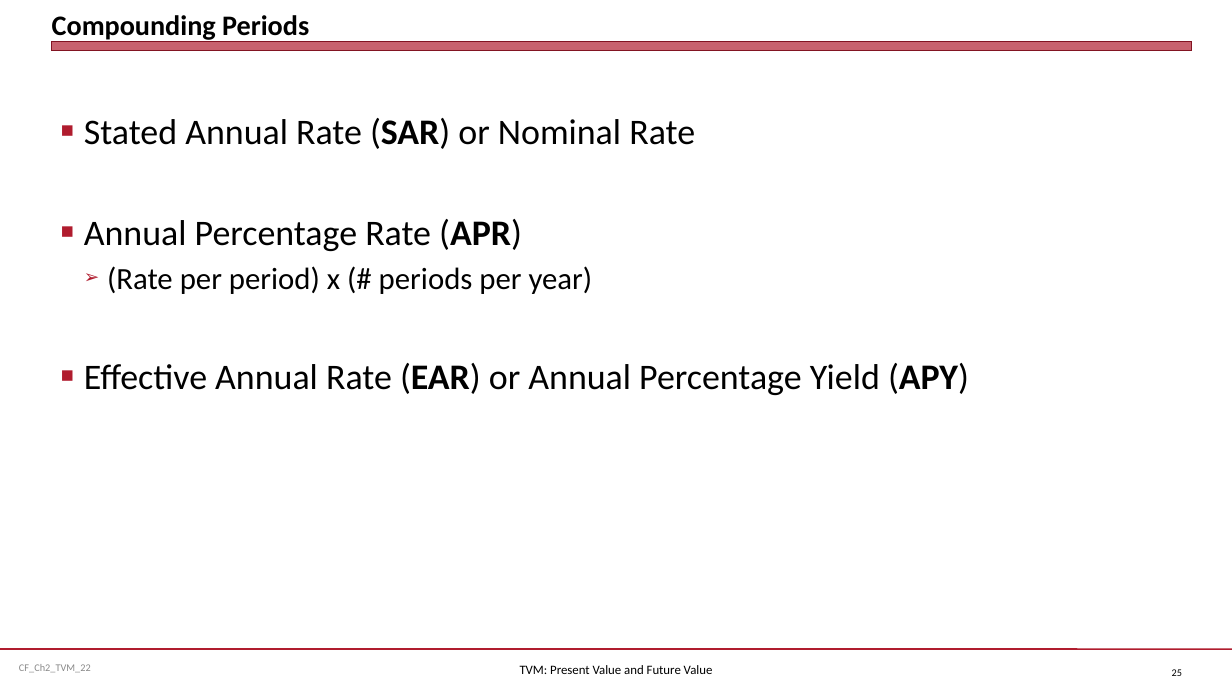
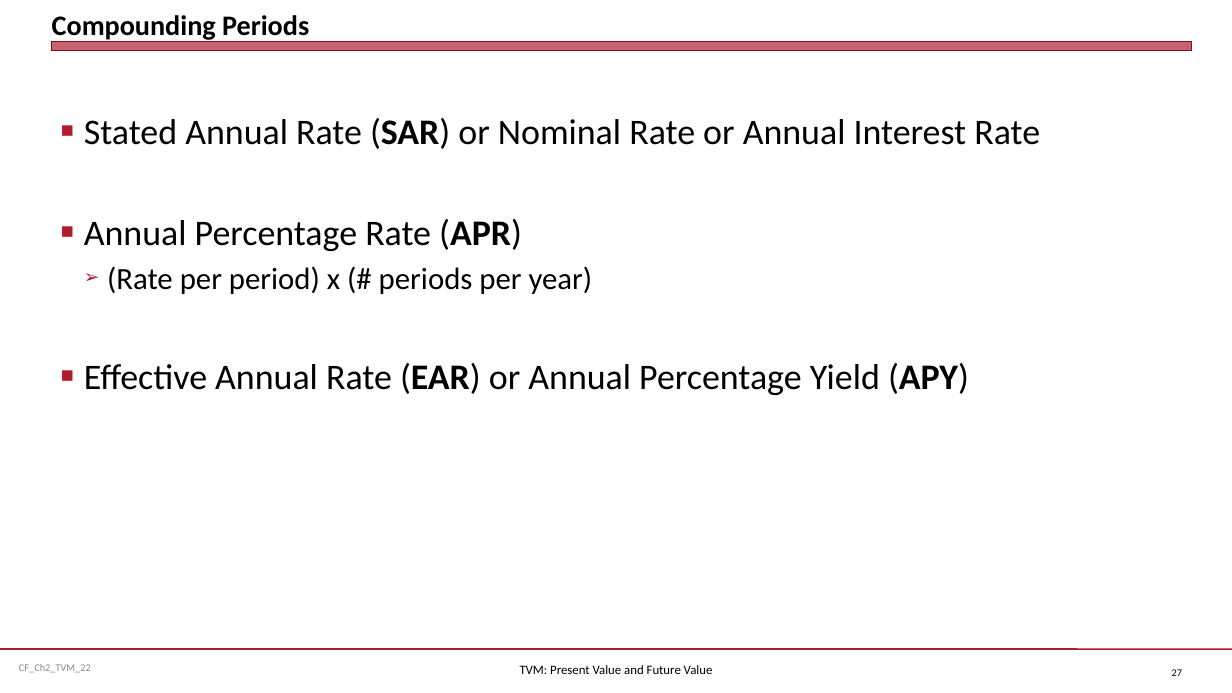
Before and after one commit to jmc877/Corporate-Finance, a slide deck: slide 27 of slides/CF_Ch2_TVM_22.pptx (slide 25 before the commit). Drawn at 1232x693 pixels with LibreOffice and Linux fonts; fonts in the diff are those of the drawing. Boxes give left, top, right and bottom in pixels: in the first picture for what was removed or moved away, otherwise in the second. Text is boxed around its words. In the diff, an @@ line names an element or a change of style, - is before the commit and + after.

```diff
--- a/slides/CF_Ch2_TVM_22.pptx
+++ b/slides/CF_Ch2_TVM_22.pptx
@@ text at <box>84,118,1040,149</box>: text changed @@
-■ Stated Annual Rate (SAR) or Nominal Rate
+■ Stated Annual Rate (SAR) or Nominal Rate or Annual Interest Rate
@@ page number at <box>1172,669,1182,676</box>: text changed @@
-25
+27
```
Also in this commit, not shown: 2 slides added, 2 other files.
